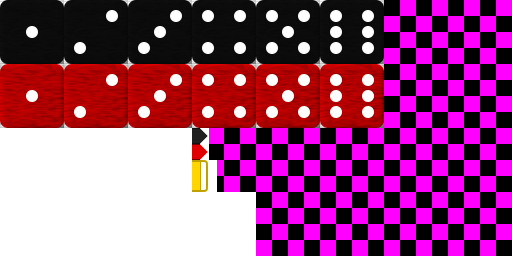
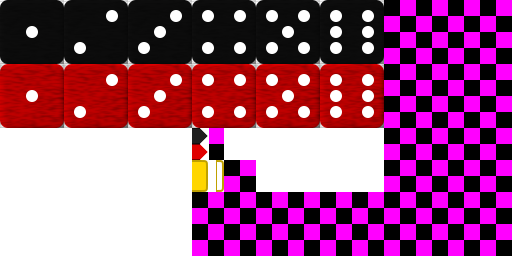
Layered file, before and after one edit (512 × 256). Changes by layer:
renamed "UI" to "Background #1", painted on it over (192, 128, 382, 256)
painted on "Background" over (192, 128, 384, 256)
